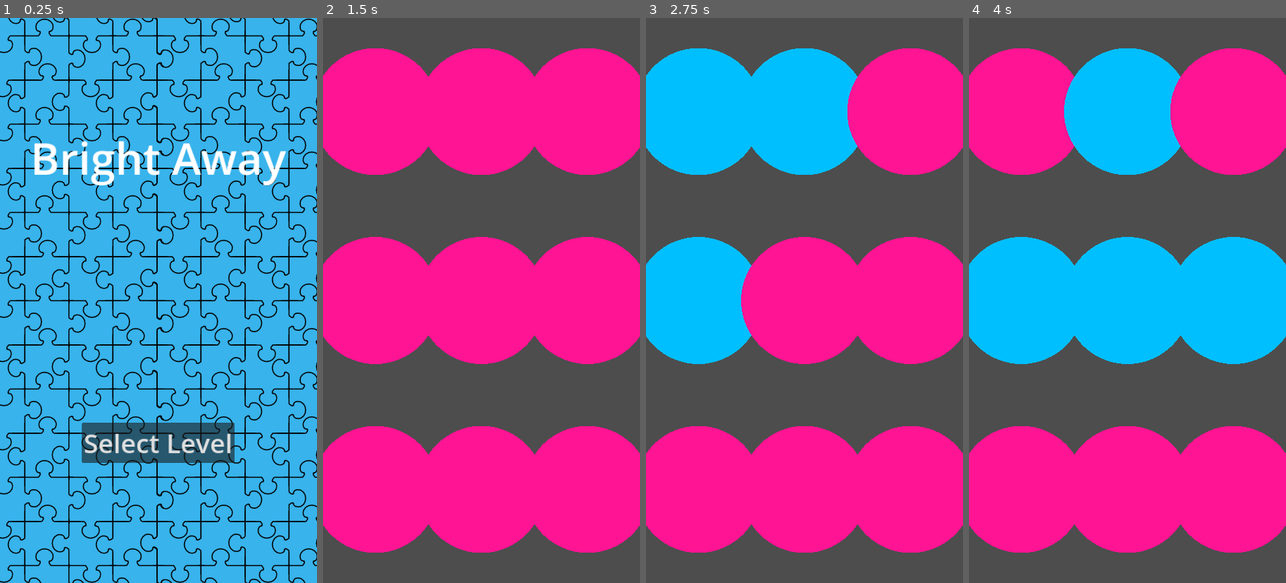
Above: before the commit, frames 1-4 (left to right).
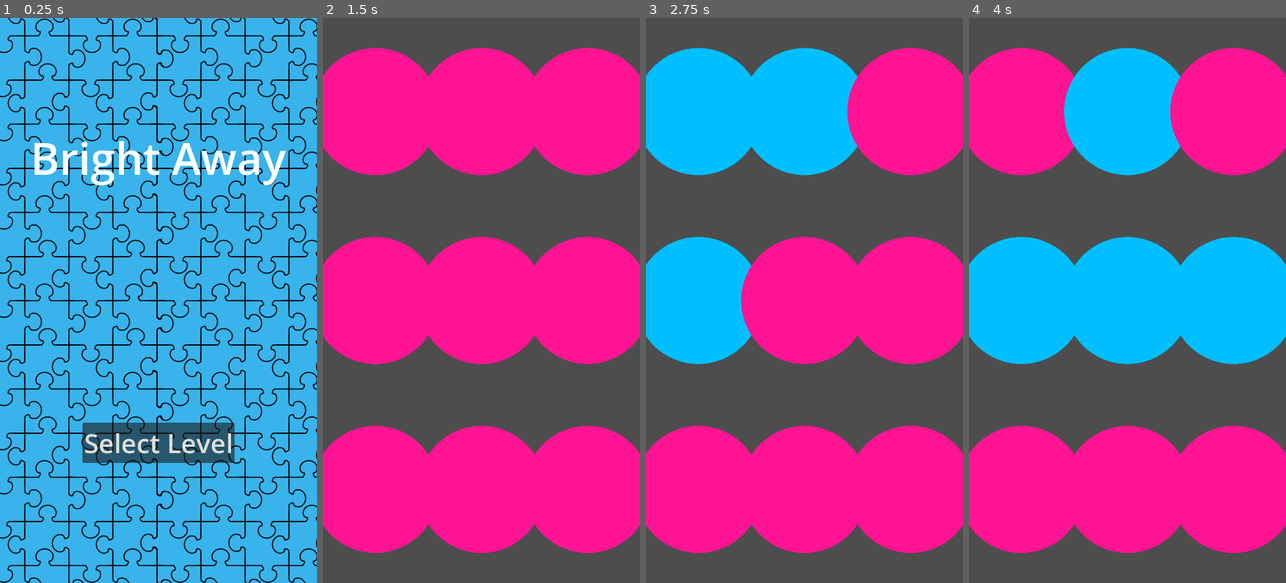
Above: after the commit, the same moments.

Repository: ppagdev/bright_away
Game: Godot game, scene res://scenes/main_menu.tscn
Same seed, same stepped clock (60 frames per second), same inputs: the game is played once before the commit and once after it.
Inputs (mouse positions are in pixels of both pictures, inside the frame that each line leads up to):
- Up to frame 1 (0.25 s): no input
- Up to frame 2 (1.5 s): click "Select Level" at 0.5 s; click "Level 1" at 1.25 s
- Up to frame 3 (2.75 s): tap Enter at 2 s; move the mouse to (699, 114) at 2.02 s; click (699, 114) at 2.17 s
- Up to frame 4 (4 s): tap Space at 2.75 s; move the mouse to (1127, 114) at 2.77 s; click (1127, 114) at 2.92 s; tap Enter at 3.5 s; move the mouse to (1232, 114) at 3.52 s; click (1232, 114) at 3.67 s

The runs differ from the first frame. In frame 1, 0.8% of the frame differs, in the area x 10-91%, y 21-79%; in frame 2, 0.4%; in frame 3, 0.5%; in frame 4, 0.5%.

Commit message:
cleanup

Diff:
--- a/project.godot
+++ b/project.godot
@@ -10,7 +10,7 @@
 
 [application]
 
-config/name="bright_away"
+config/name="Bright Away"
 run/main_scene="res://scenes/main_menu.tscn"
 config/features=PackedStringArray("4.2", "GL Compatibility")
 config/icon="res://icon.svg"
@@ -23,7 +23,7 @@
 
 window/size/viewport_width=720
 window/size/viewport_height=1280
-window/stretch/mode="canvas_items"
+window/stretch/mode="viewport"
 window/stretch/aspect="expand"
 window/handheld/orientation=1
 
Not shown, changed: export_presets.cfg
